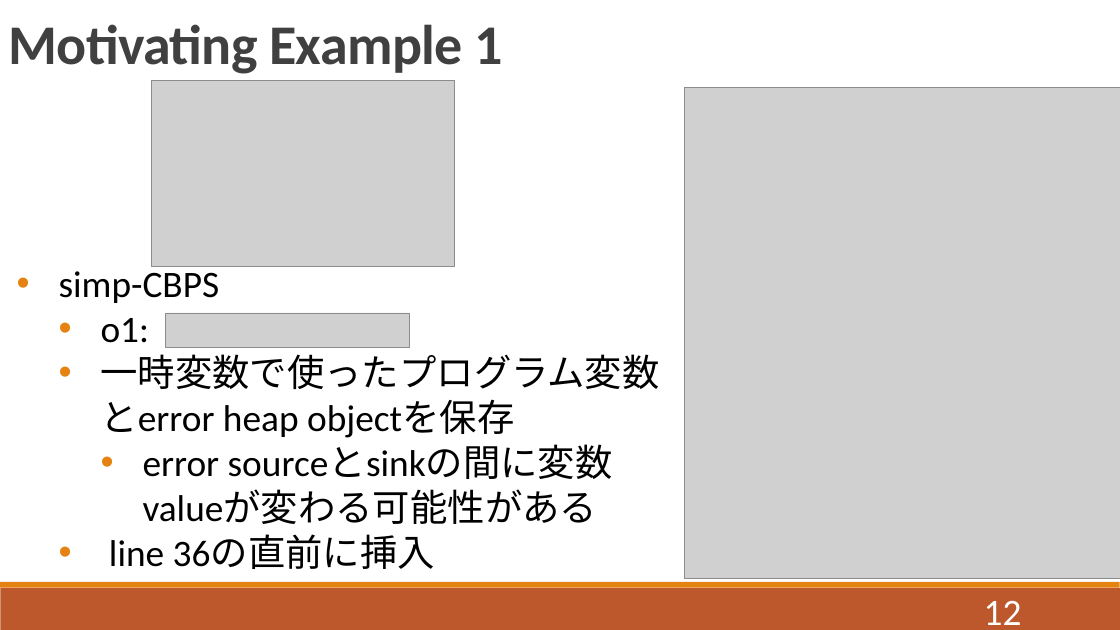
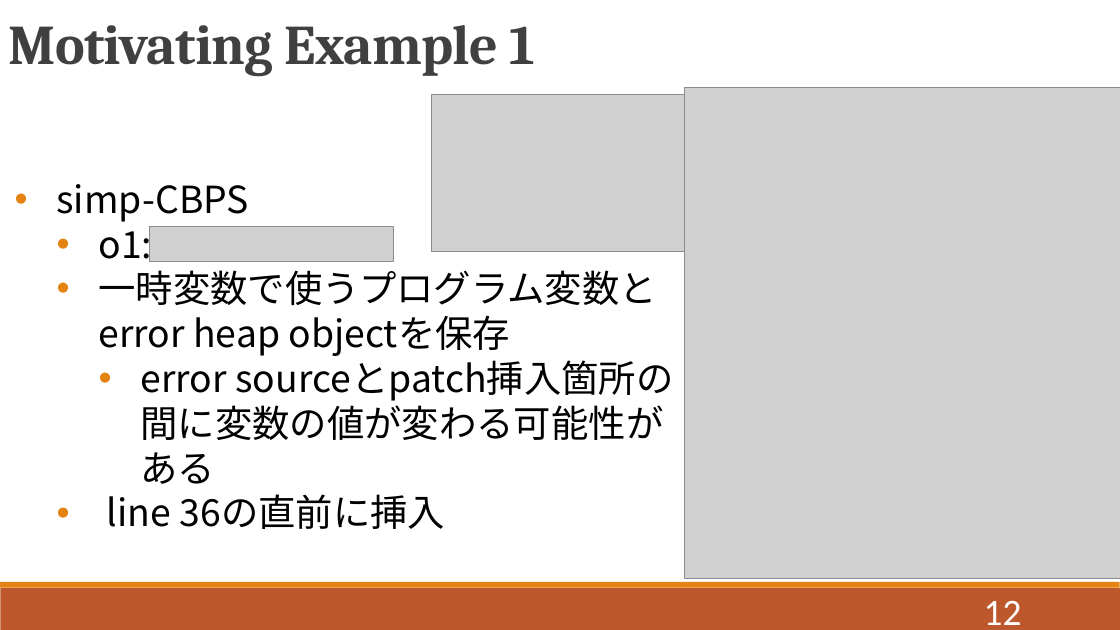
Before and after one commit to QIANZECHANG/MyResearch, a slide deck: slide 12 of 修論/修論発表.pptx. Drawn at 1120x630 pixels with LibreOffice and Linux fonts; fonts in the diff are those of the drawing; grey boxes stand for pictures. Boxes give left, top, right and bottom in pixels: in the first picture for what was removed or moved away, otherwise in the second. Text is boxed around its words. In the diff, an @@ line names an element or a change of style, - is before the commit and + after.

```diff
--- a/修論/修論発表.pptx
+++ b/修論/修論発表.pptx
@@ text "Motivating Example 1" at bbox=[8, 25, 536, 77]: font Calibri to Cambria @@
@@ picture: place and size @@
-picture at bbox=[152, 81, 455, 267]
+picture at bbox=[432, 94, 688, 252]
@@ text "simp-CBPS": place and size @@
-text "simp-CBPS" at bbox=[59, 266, 660, 569]
+text "simp-CBPS" at bbox=[57, 184, 657, 529]
@@ text at bbox=[57, 184, 446, 529]: font Calibri to Noto Sans CJK JP in "simp-CBPS", "o1:", "line 36の直前に挿入" @@
@@ picture: place and size @@
-picture at bbox=[166, 313, 410, 349]
+picture at bbox=[149, 226, 393, 261]
@@ text at bbox=[99, 270, 657, 393]: text changed; font Calibri to Noto Sans CJK JP @@
-    • 一時変数で使ったプログラム変数とerror heap objectを保存
-      • error sourceとsinkの間に変数valueが変わる可能性がある
+    • 一時変数で使うプログラム変数とerror heap objectを保存
+      • error sourceとpatch挿入箇所の間に変数の値が変わる可能性がある
```
Also in this commit, not shown: 24 other slides changed, 8 slides added, 1 slide removed, 16 other files.
